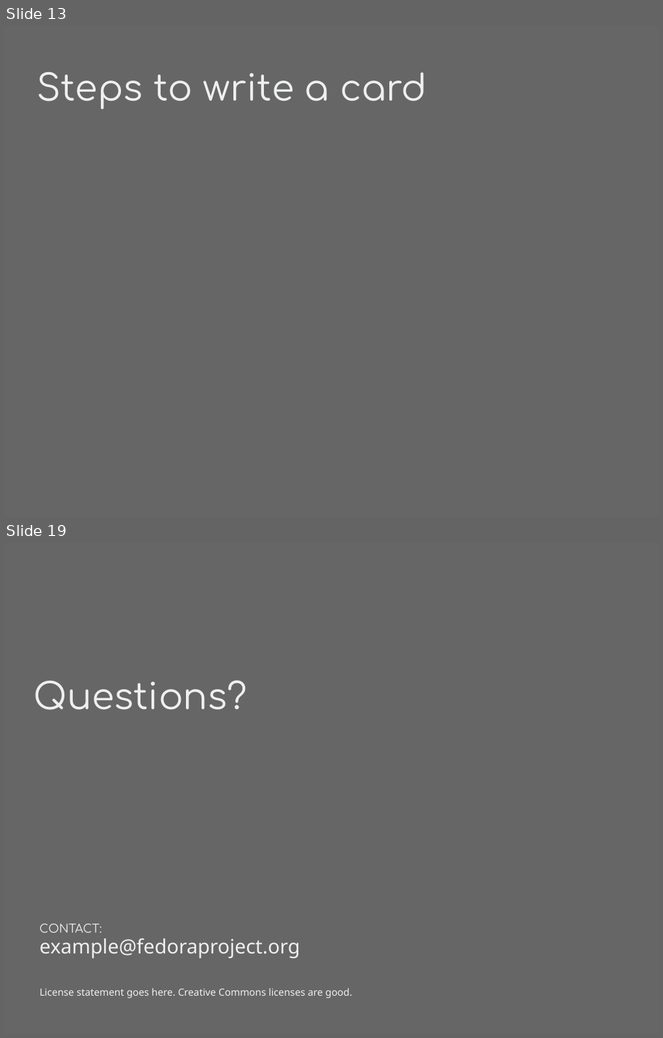
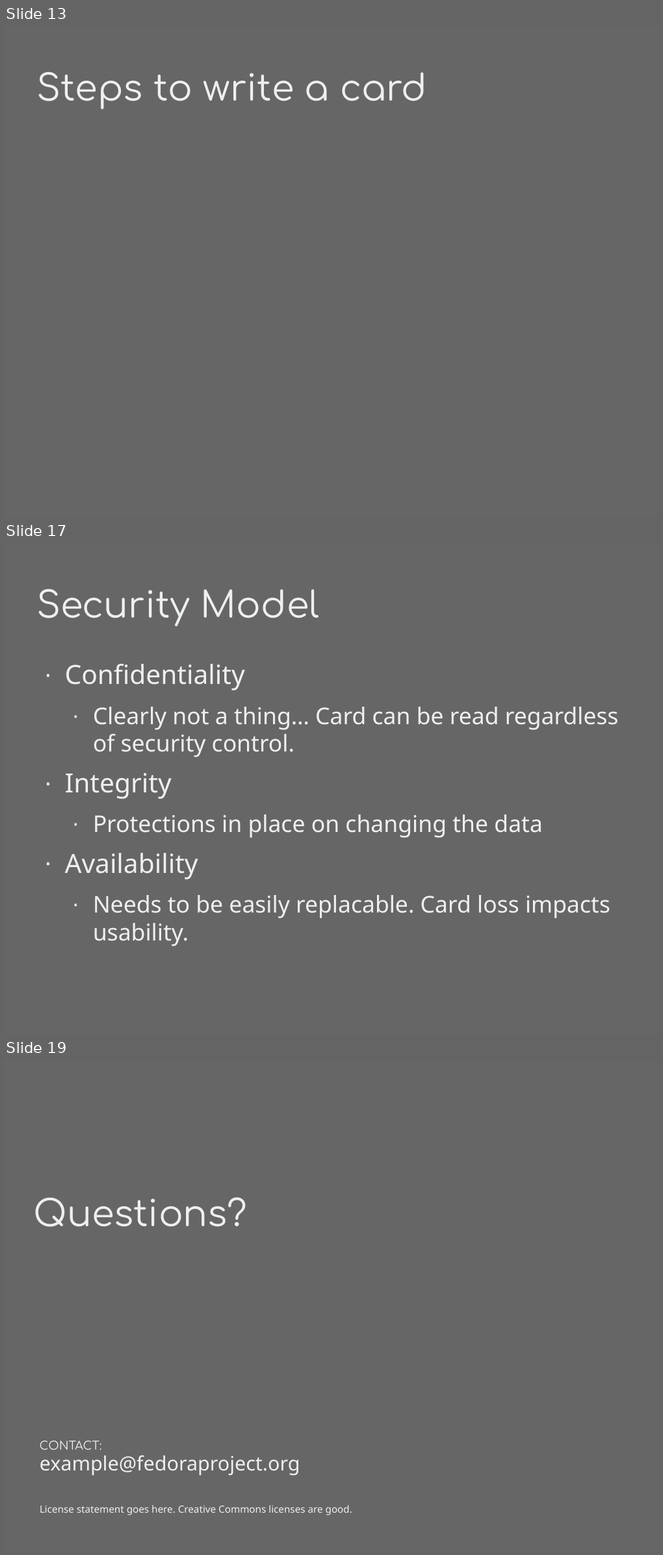
Before and after one commit to phyushin/Breaking_Badge, a slide deck: presentation/sle4442.odp. Shown one above the other, each under a label of ours: slides 13 and 19 before the commit, slides 13, 17 and 19 after it; the slides between them are not shown. The pictures are 663x1038 and 663x1555 pixels, drawn with LibreOffice and Linux fonts; fonts in the diff are those of the drawing. Boxes give left, top, right and bottom in pixels: in the first picture for what was removed or moved away, otherwise in the second. Text is boxed around its words. In the diff, an @@ line names an element or a change of style, - is before the commit and + after.

```diff
--- a/presentation/sle4442.odp
+++ b/presentation/sle4442.odp
@@ slide 17 added at (4,543,659,1034), background #666666 @@
@@ title added at (36,589,319,626), 44 pt, text #EEEFF0 @@
+Security Model
@@ text added at (65,664,619,947), 28 pt, text #EEEFF0 @@
+· Confidentiality
+  · Clearly not a thing… Card can be read regardless of security control.
+· Integrity
+  · Protections in place on changing the data
+· Availability
+  · Needs to be easily replacable. Card loss impacts usability.
```
Also in this commit, not shown: 6 slides changed, 7 other slides added, 7 slides removed.
